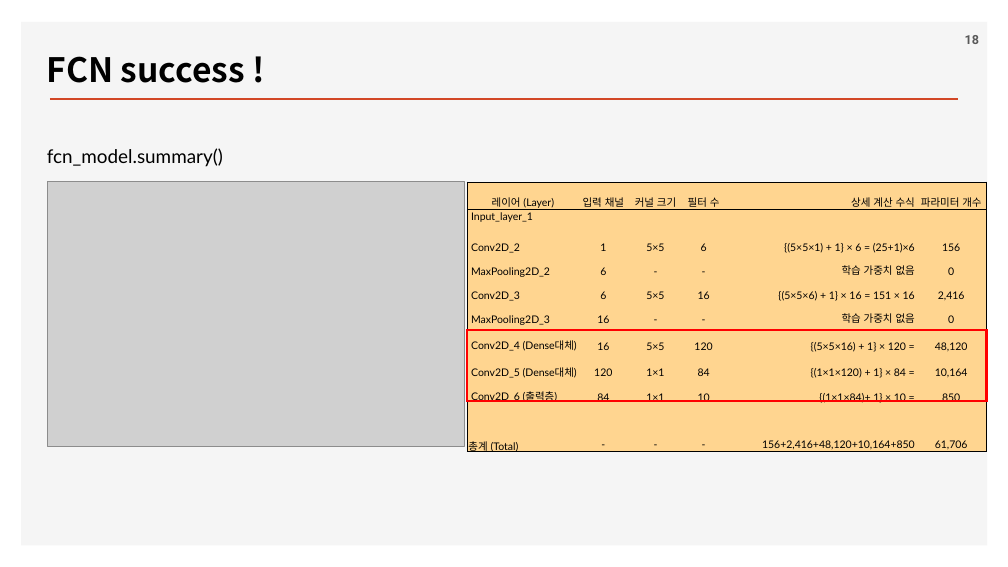
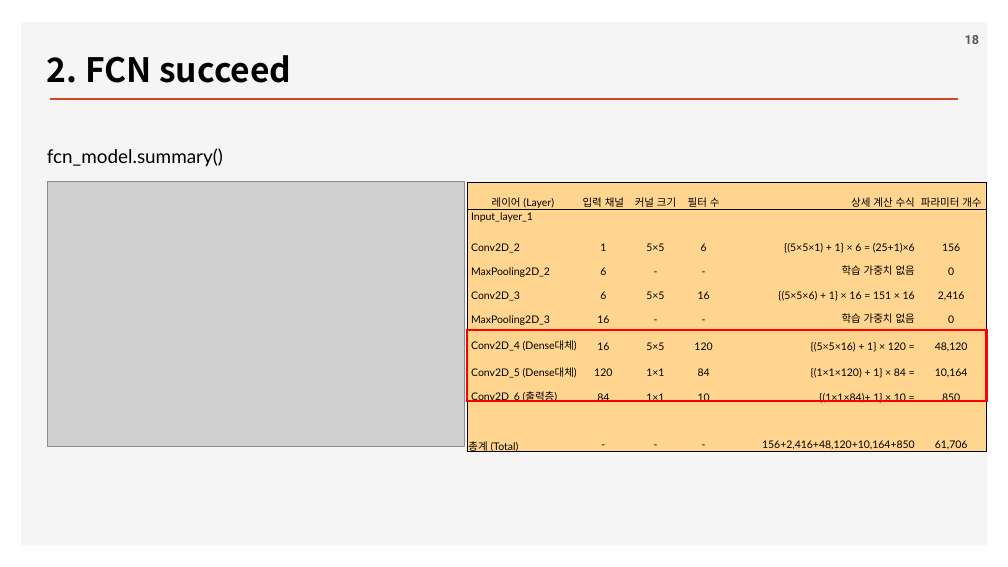
Before and after one commit to ancestor9/2026_Fall_Deep-Learning-with-Python, a slide deck: slide 18 of Chapter 11 Image segmentation.pptx. Drawn at 1008x567 pixels with LibreOffice and Linux fonts; fonts in the diff are those of the drawing; grey boxes stand for pictures; background and template pictures are left out. Boxes give left, top, right and bottom in pixels: in the first picture for what was removed or moved away, otherwise in the second. Text is boxed around its words. In the diff, an @@ line names an element or a change of style, - is before the commit and + after.

```diff
--- a/Chapter 11 Image segmentation.pptx
+++ b/Chapter 11 Image segmentation.pptx
@@ text at bbox=[47, 55, 291, 83]: text changed @@
-FCN success !
+2. FCN succeed
```
Also in this commit, not shown: 5 other slides changed.
